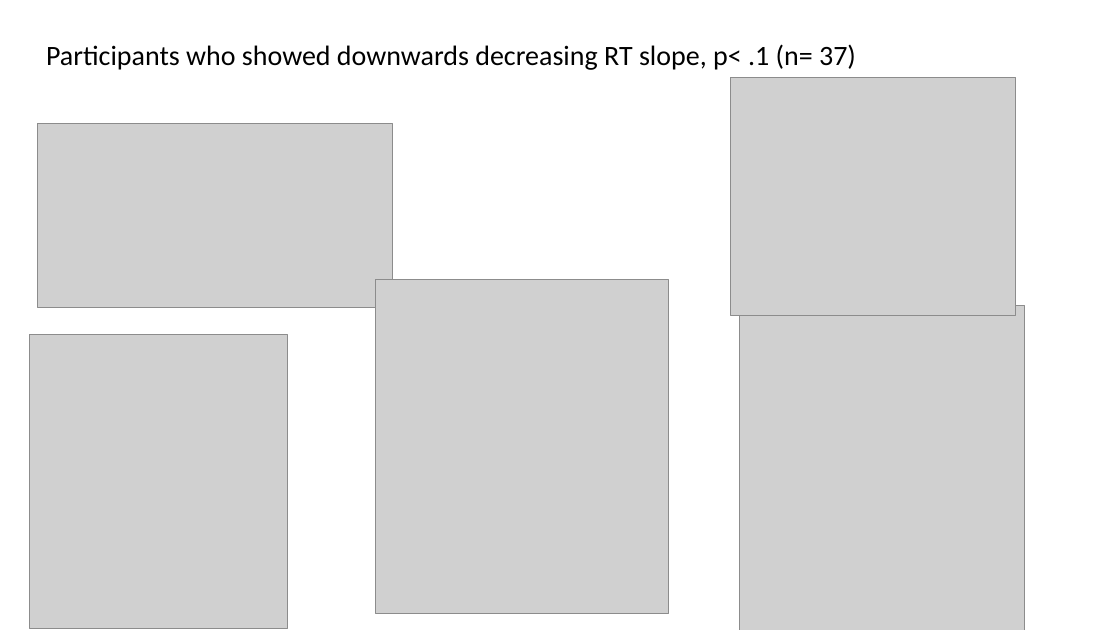
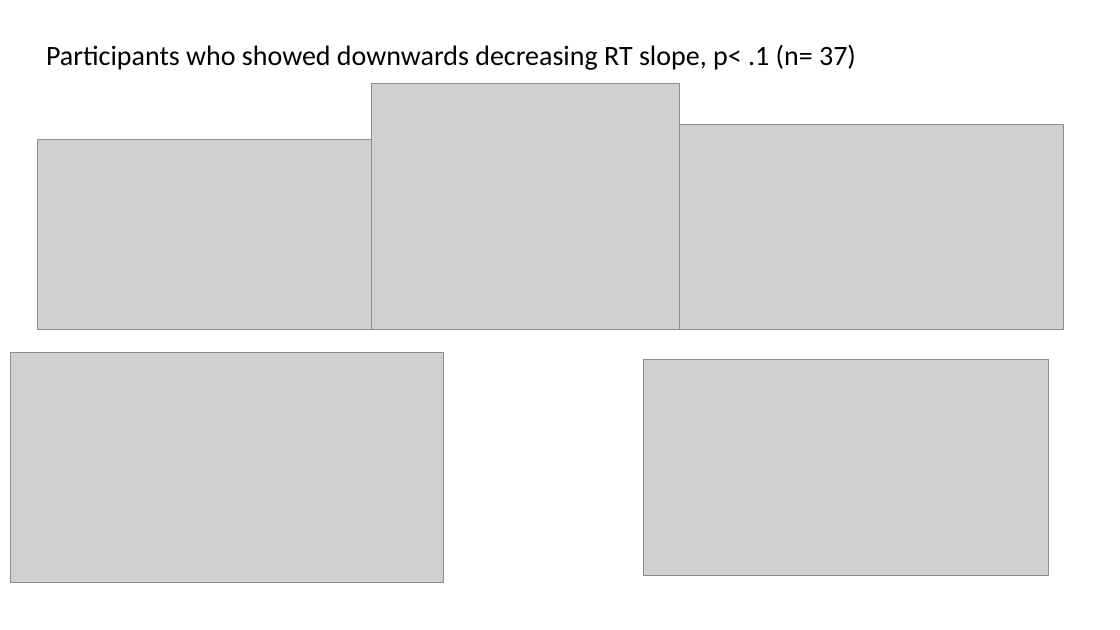
Before and after one commit to gpagnier/rampAnalysis, a slide deck: slide 27 of ShenhavLabMeeting10.29.pptx (slide 21 before the commit). Drawn at 1120x630 pixels with LibreOffice and Linux fonts; fonts in the diff are those of the drawing; grey boxes stand for pictures. Boxes give left, top, right and bottom in pixels: in the first picture for what was removed or moved away, otherwise in the second. Text is boxed around its words. In the diff, an @@ line names an element or a change of style, - is before the commit and + after.

```diff
--- a/ShenhavLabMeeting10.29.pptx
+++ b/ShenhavLabMeeting10.29.pptx
@@ picture added at [372,83,680,329] @@
@@ picture: place and size @@
-picture at [38,124,393,308]
+picture at [38,139,395,329]
@@ picture: place and size @@
-picture at [731,77,1016,315]
+picture at [680,124,1065,329]
@@ picture removed at [376,280,669,613] @@
@@ picture: place and size @@
-picture at [29,334,287,628]
+picture at [11,353,444,583]
@@ picture: place and size @@
-picture at [740,305,1025,630]
+picture at [644,360,1049,576]
```
Also in this commit, not shown: 14 other slides changed, 14 slides added, 5 slides removed, 2 other files.
